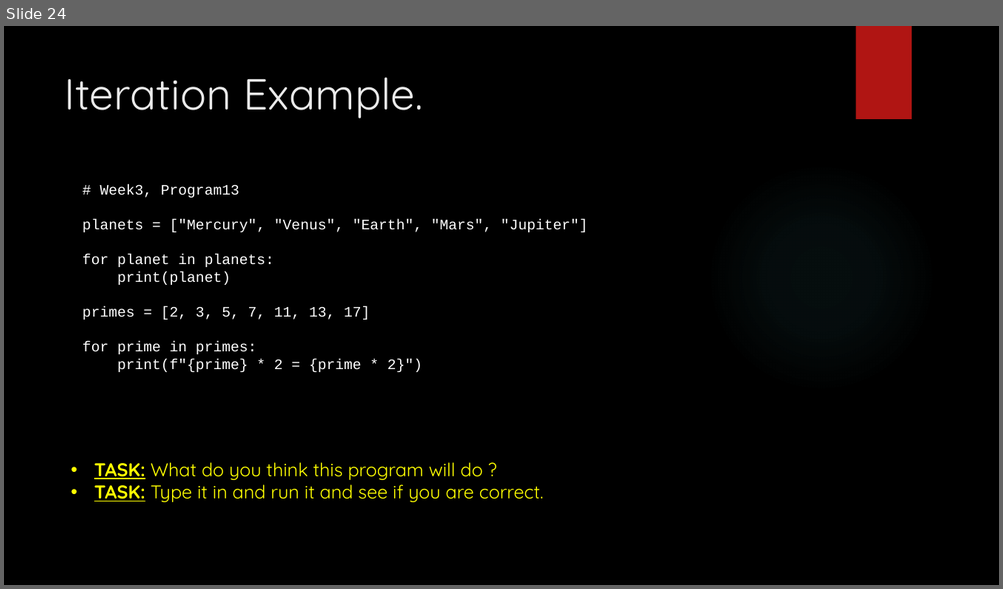
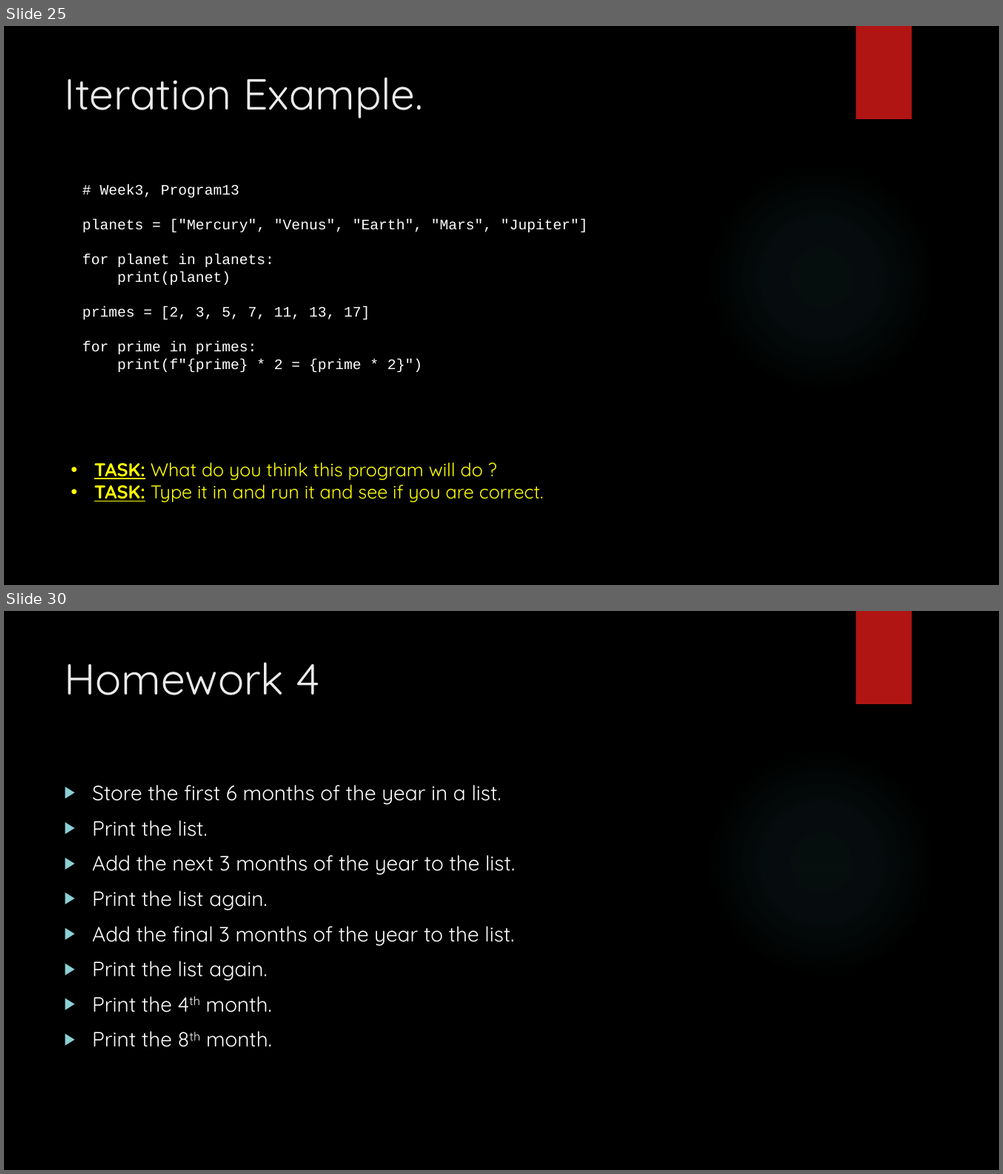
Before and after one commit to davidgroves/DGM_Tutorials, a slide deck: week3/week3.pptx. Shown one above the other, each under a label of ours: slide 24 before the commit, slides 25 and 30 after it; the slides between them are not shown. The pictures are 1003x589 and 1003x1174 pixels, drawn with LibreOffice and Linux fonts; fonts in the diff are those of the drawing; background and template pictures are left out. Boxes give left, top, right and bottom in pixels: in the first picture for what was removed or moved away, otherwise in the second. Text is boxed around its words. In the diff, an @@ line names an element or a change of style, - is before the commit and + after.

```diff
--- a/week3/week3.pptx
+++ b/week3/week3.pptx
@@ slide 30 added at <box>4,611,999,1170</box>, background picture (left out); not listed: 2 template elements that a slide beside it also shows @@
@@ title added at <box>64,662,320,695</box>, 42 pt, text #EBEBEB @@
+Homework 4
@@ text added at <box>92,785,515,1048</box>, 20 pt, text #FFFFFF @@
+▶ Store the first 6 months of the year in a list.
+▶ Print the list.
+▶ Add the next 3 months of the year to the list.
+▶ Print the list again.
+▶ Add the final 3 months of the year to the list.
+▶ Print the list again.
+▶ Print the 4th month.
+▶ Print the 8th month.
@@ what was slide 24 is now slide 25 @@
```
Also in this commit, not shown: 3 slides changed, 10 other slides added, 11 other files.
